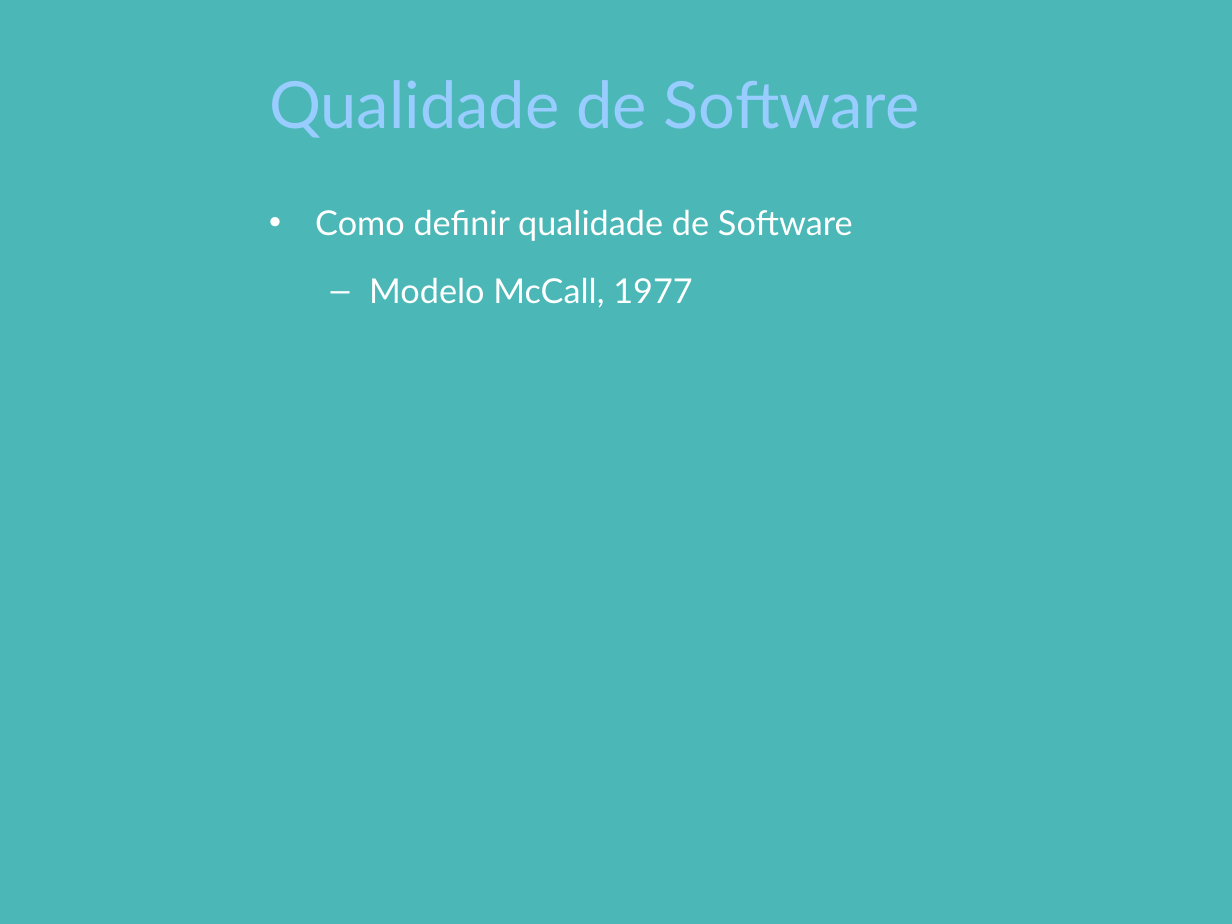
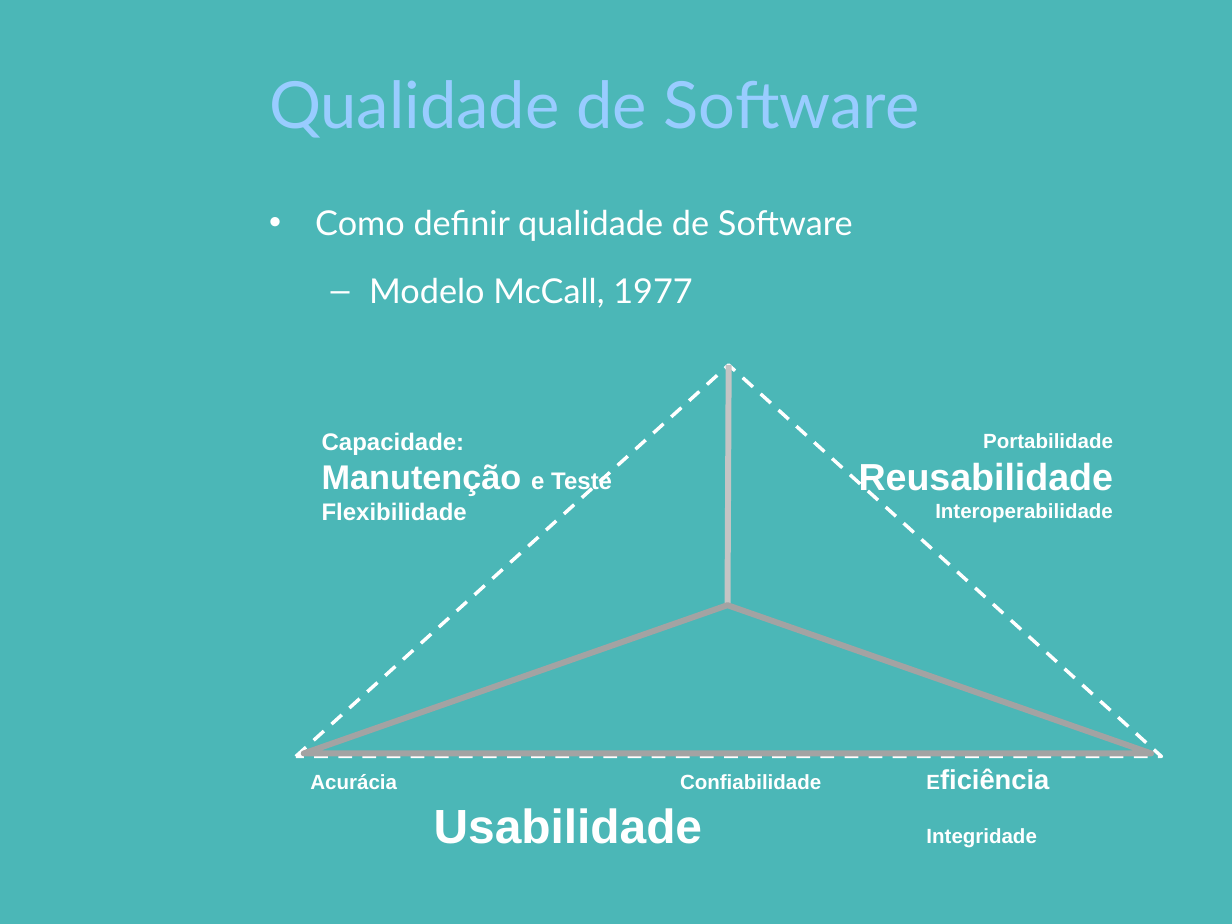
Before and after one commit to pddnew/monografia, a slide deck: slide 6 of presentation/presentation_1.0.0.pptx (slide 5 before the commit). Drawn at 1232x924 pixels with LibreOffice and Linux fonts; fonts in the diff are those of the drawing; background and template pictures are left out. Boxes give left, top, right and bottom in pixels: in the first picture for what was removed or moved away, otherwise in the second. Text is boxed around its words. In the diff, an @@ line names an element or a change of style, - is before the commit and + after.

```diff
--- a/presentation/presentation_1.0.0.pptx
+++ b/presentation/presentation_1.0.0.pptx
@@ group added at <box>296,365,1162,848</box>: 3 texts, 2 triangles, 1 line @@
+Capacidade:
+Manutenção e Teste
+Flexibilidade
+Portabilidade
+Reusabilidade
+Interoperabilidade
+Acurácia Confiabilidade Eficiência
+Usabilidade Integridade
```
Also in this commit, not shown: 1 other slide changed, 3 slides added.
